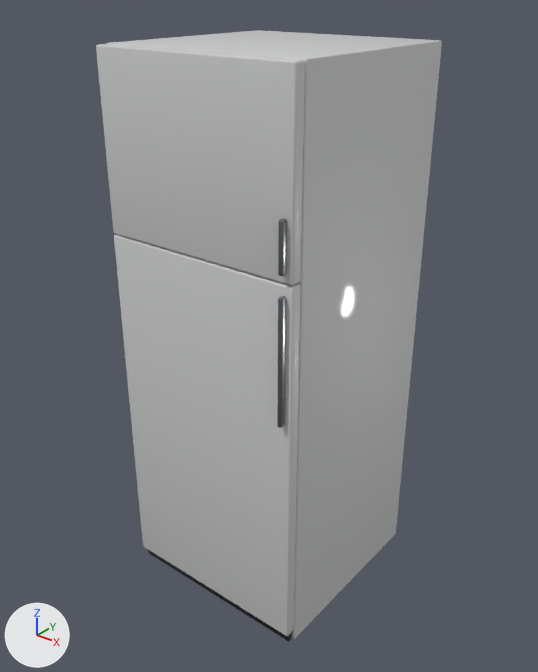
Before and after pictures for a commit that changed the glTF model apps/web/models/products/M451PS53.glb.
One viewpoint serves both versions: a camera (50 mm lens) standing at (1.426, -1.789, 2.025) and looking at (-0.001, -0.005, 0.919). The lights are fixed; the arrows at lower left show +X, +Y and +Z. The older version comes first.

Objects in the first picture: 'M451PS53'.
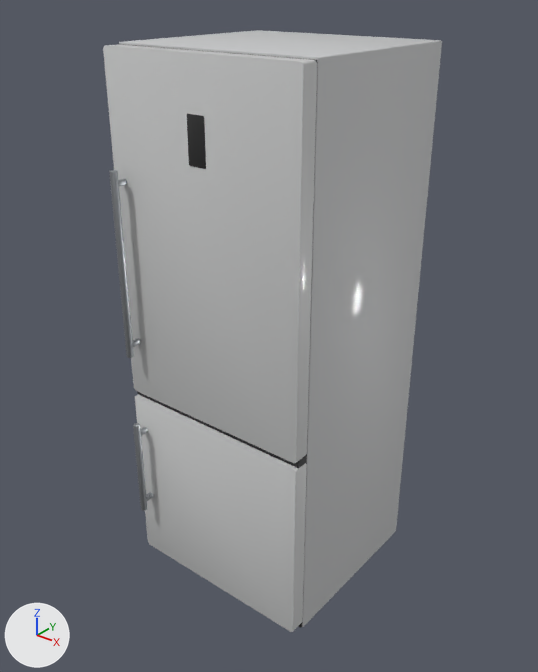
The change in detail:
Material 'dark' (mat_dark) is new.
Its base color is (0.011, 0.0116, 0.013) (black #1b1c1e).
Its coat weight is 0.1.
Material 'black' (mat_black) is new.
Its base color is (0.00335, 0.00368, 0.00402) (black #0b0c0d).
Its roughness is 0.12.
Its coat weight is 1.0.
Material 'lightgrey' (mat_lightgrey) is new.
Its base color is (0.584, 0.591, 0.597) (light grey #c9cacb).
Its coat weight is 0.1.
Material 'steel' (mat_steel) is new.
Its base color is (0.397, 0.418, 0.44) (grey #a9adb1).
Its metallic is 0.9.
Its roughness is 0.34.
me_part is used by ob_m451ps53; location (0.0, 0.0, 0.0).
me_part had 488 vertices, 952 faces and spanned x -0.35..0.35, y -0.37..0.37, z 0.0..1.85.
me_part no longer uses material mat_body (light grey #cfd0d0).
me_part no longer uses material mat_trim (dark grey #2b2d30).
me_part now has 2416 vertices, 4768 faces and spans x -0.35..0.35, y -0.37..0.37, z 0.0..1.85.
me_part part 1: a new loose piece, a box spanning x -0.35..0.35, y -0.27..-0.258, z 0.02..1.844, in mat_dark (black #1b1c1e).
me_part part 2: a new loose piece, a box spanning x -0.351..0.351, y -0.305..-0.264, z 0.699..0.725, in mat_dark (black #1b1c1e).
me_part part 3: the loose piece of 96 vertices spanning x 0.32..0.33, y -0.37..-0.35, z 1.33..1.48 is scaled about its middle by (1.23, 2.37, 0.104), then moved by (-0.63, 0.02, -0.47), in mat_steel (grey #a9adb1).
me_part part 4: the loose piece of 96 vertices spanning x 0.32..0.33, y -0.37..-0.35, z 1.33..1.48 is copied, and the copy is scaled about its middle by (1.23, 2.37, 0.104), then moved by (-0.63, 0.02, 0.06), in mat_steel (grey #a9adb1); it spans x -0.31..-0.3, y -0.36..-0.32, z 1.45..1.47.
me_part part 5: the loose piece of 96 vertices spanning x 0.32..0.33, y -0.37..-0.35, z 1.33..1.48 is copied, and the copy is scaled about its middle by (1.23, 2.37, 0.104), then moved by (-0.63, 0.02, -0.82), in mat_steel (grey #a9adb1); it spans x -0.31..-0.3, y -0.36..-0.32, z 0.57..0.59.
me_part part 6: the loose piece of 96 vertices spanning x -0.35..0.35, y -0.35..-0.31, z 1.3..1.85 is multiplied about its middle by the matrix ((0.0, 1.756, 0.0), (0.005, -0.003, 0.0), (0.0, -0.001, 0.249)), then moved by (0.0, 0.01, 0.05), in mat_black (black #0b0c0d).
me_part part 7: the loose piece of 96 vertices spanning x -0.35..0.35, y -0.35..-0.31, z 0.04..1.29 is rebuilt with 168 vertices and now spans x -0.35..0.35, y -0.32..-0.26, z 0.04..0.7.
me_part part 8: a new loose piece of 168 vertices spanning x -0.35..0.35, y -0.32..-0.26, z 0.72..1.84, in mat_finish (light grey #cfd0d0).
me_part part 9: a new loose piece of 168 vertices spanning x -0.32..-0.3, y -0.37..-0.35, z 0.89..1.5, in mat_steel (grey #a9adb1).
me_part part 10: a new loose piece of 168 vertices spanning x -0.32..-0.3, y -0.37..-0.35, z 0.25..0.62, in mat_steel (grey #a9adb1).
me_part part 11: the loose piece of 96 vertices spanning x 0.32..0.33, y -0.37..-0.35, z 0.87..1.26 is deleted.
me_part part 12: the loose piece of 8 vertices spanning x -0.34..0.34, y -0.33..-0.31, z 0.0..0.04 is deleted.
me_part part 13: 72 vertices removed from x -0.35..0.35, y -0.31..0.37, z 0.0..1.85; 72 vertices added at x -0.35..0.35, y -0.26..0.37, z 0.01..1.85.
Other edits to the shape of me_part do not show in these pictures.
me_part no longer uses material mat_handle (grey #8e9194).
me_part gains material mat_lightgrey (light grey #c9cacb).
me_part gains material mat_dark (black #1b1c1e).
me_part gains material mat_steel (grey #a9adb1).
me_part gains material mat_black (black #0b0c0d).

Changed parts and their boxes [x1, y1, x2, y2] in the pictures (538 x 672 px; the box of a moved part takes in the faces that stretch with it):
'M451PS53', reshaped
    before: [96, 30, 442, 641]
    after: [103, 30, 442, 632]
part 1 of me_part, added
    after: [120, 44, 317, 628]
part 2 of me_part, added
    after: [137, 391, 307, 469]
part 3 of me_part, moved or reshaped
    before: [278, 219, 287, 276]
    after: [133, 339, 140, 347]
part 4 of me_part, added
    after: [118, 178, 127, 187]
part 5 of me_part, added
    after: [140, 427, 148, 436]
part 6 of me_part, moved or reshaped
    before: [96, 44, 305, 285]
    after: [187, 114, 206, 169]
part 7 of me_part, rebuilt (8% narrower, 41% shorter)
    before: [114, 234, 301, 636]
    after: [135, 394, 307, 632]
part 8 of me_part, added
    after: [103, 44, 317, 463]
part 9 of me_part, added
    after: [109, 170, 134, 358]
part 10 of me_part, added
    after: [133, 423, 147, 511]
part 11 of me_part, deleted
    before: [277, 296, 286, 428]
part 12 of me_part, deleted
    before: [148, 550, 293, 641]
part 13 of me_part, moved or reshaped
    before: [106, 30, 442, 639]
    after: [119, 30, 442, 627]
